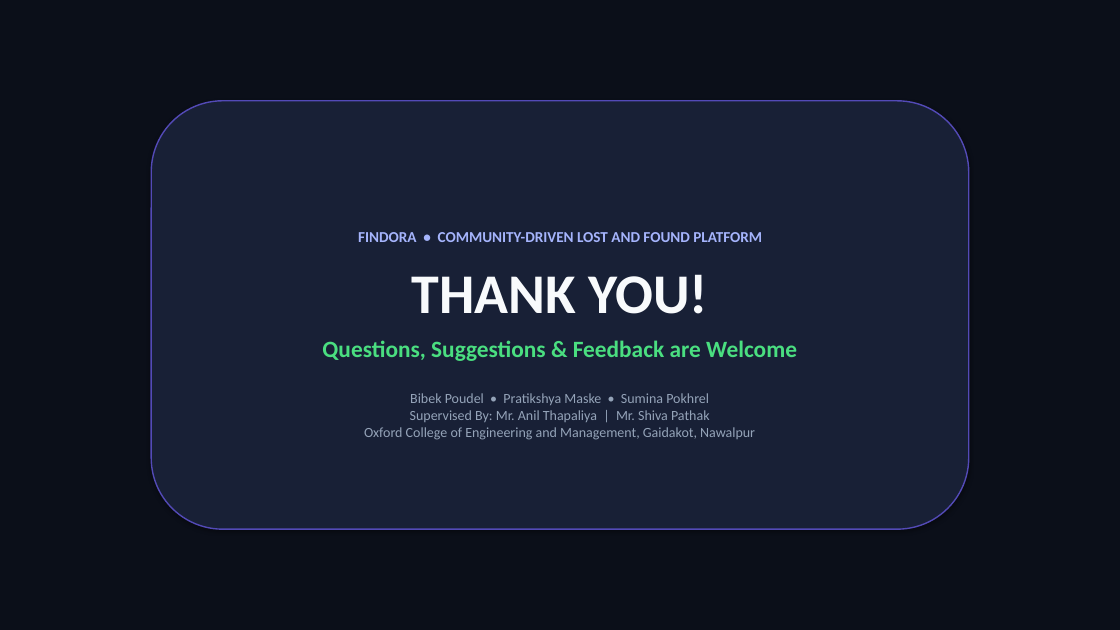
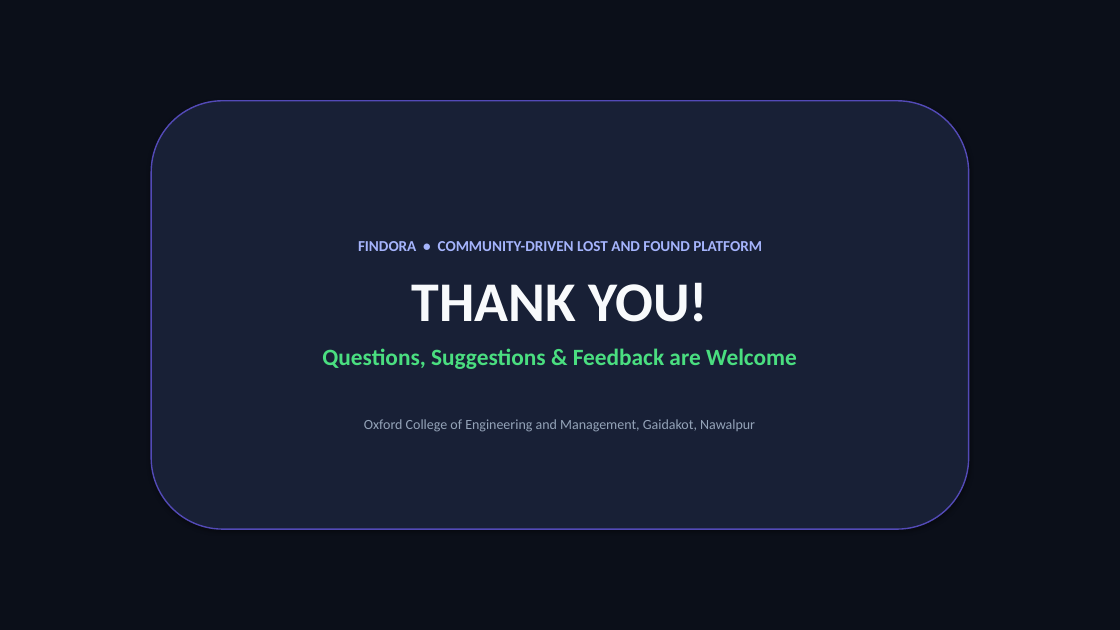
Before and after one commit to LaxmanRawat9749/Findora_Application, a slide deck: slide 15 of findora_presentation.pptx. Drawn at 1120x630 pixels with LibreOffice and Linux fonts; fonts in the diff are those of the drawing. Boxes give left, top, right and bottom in pixels: in the first picture for what was removed or moved away, otherwise in the second. Text is boxed around its words. In the diff, an @@ line names an element or a change of style, - is before the commit and + after.

```diff
--- a/findora_presentation.pptx
+++ b/findora_presentation.pptx
@@ text in rounded rectangle at <box>364,419,755,432</box>: text changed @@
-Bibek Poudel • Pratikshya Maske • Sumina Pokhrel
-Supervised By: Mr. Anil Thapaliya | Mr. Shiva Pathak
-Oxford College of Engineering and Management, Gaidakot, Nawalpur
+Oxford College of Engineering and Management, Gaidakot, Nawalpur
```
Also in this commit, not shown: 8 other slides changed, 42 other files.
